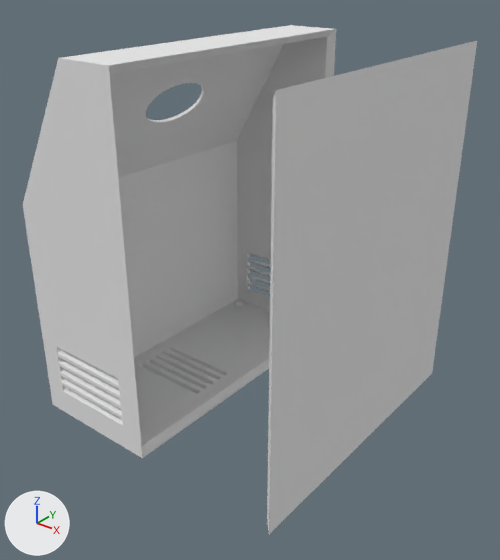
What one commit did to the Blender file solar-housing/solar2v04.blend.
Before and after are seen from a 50 mm lens placed at (207.0, -222.0, 192.0), pointed at (38.0, -10.0, 61.0). Every picture has the same lights, and +X, +Y and +Z are marked at lower left.

Names of what the first picture shows: 'Back', 'Cover'.
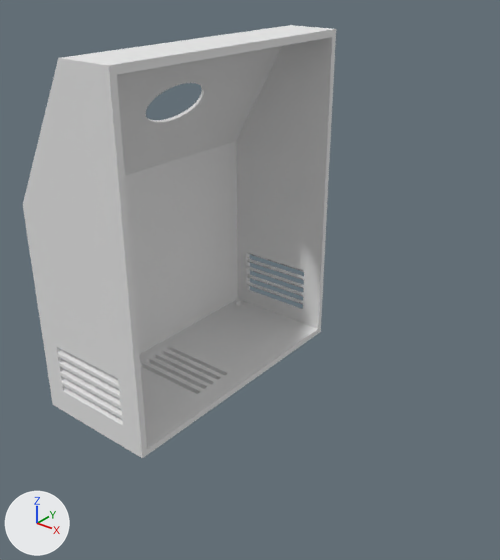
Commit message: Wall thickness is now an even 3mm

Changed parts and their boxes (x1, y1, x2, y2) in the pictures (500 x 560 px; the box of a moved part takes in the faces that stretch with it):
```json
{"object": "Back", "change": "hidden", "before": [267, 41, 477, 534]}
{"part": 1, "of": "me_cube", "change": "moved or reshaped", "before": [109, 29, 336, 458], "after": [109, 29, 336, 458]}
```

The change, as JSON lines over the scene's bpy script:
```json
{"block": "me_cube", "where": "me_cube.from_pydata(...)  # 340 vertices, 214 faces; spans x -60.0..0.0, y -135.0..0.0, z 0.0..159.0"}
{"block": "me_cube", "where": "# used by ob_cover; location = (29.2, 63.4, -1.2)"}
{"block": "me_cube", "where": "# before: 8 (-3.0, -3.0, 3.0), 9 (-3.0, -132.0, 3.0) at pixel (141, 446), 268 (-3.0, -132.0, 156.0) at pixel (109, 73), 271 (-3.0, -3.0, 156.0) at pixel (327, 36)"}
{"block": "me_cube", "change": "me_cube part 1"}
{"op": "add", "block": "me_cube", "code": "for i in [8, 9, 268, 271]: me_cube.vertices[i].co += Vector((3.0, 0.0, 0.0))"}
{"op": "add", "block": "ob_back", "code": "ob_back.hide_viewport = True"}
```
